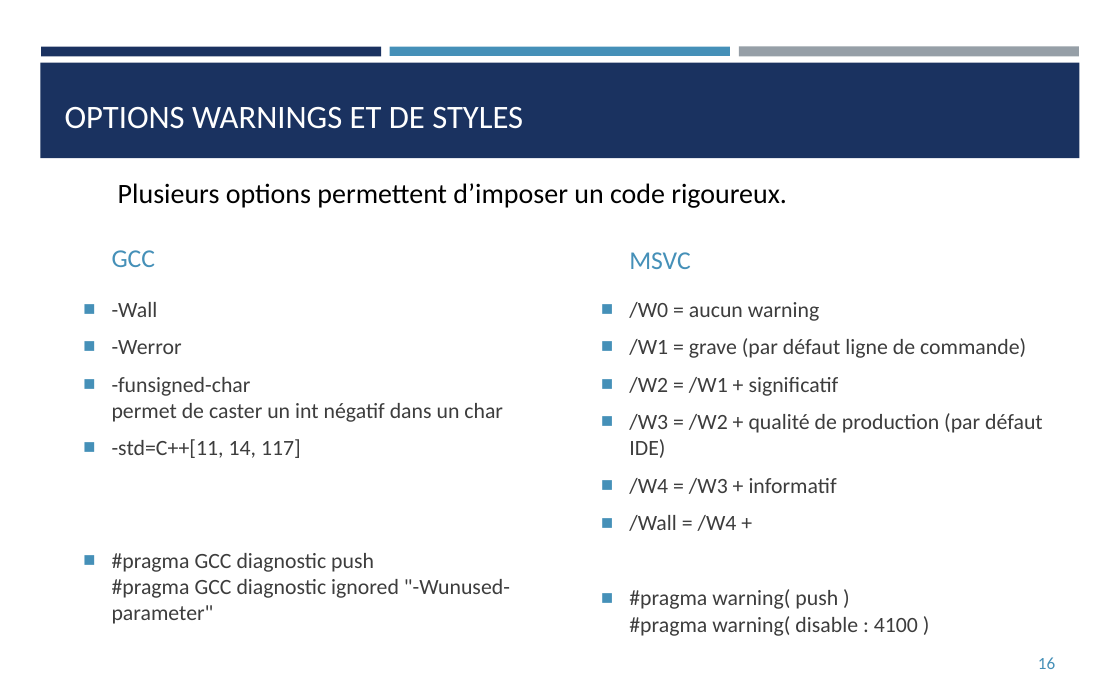
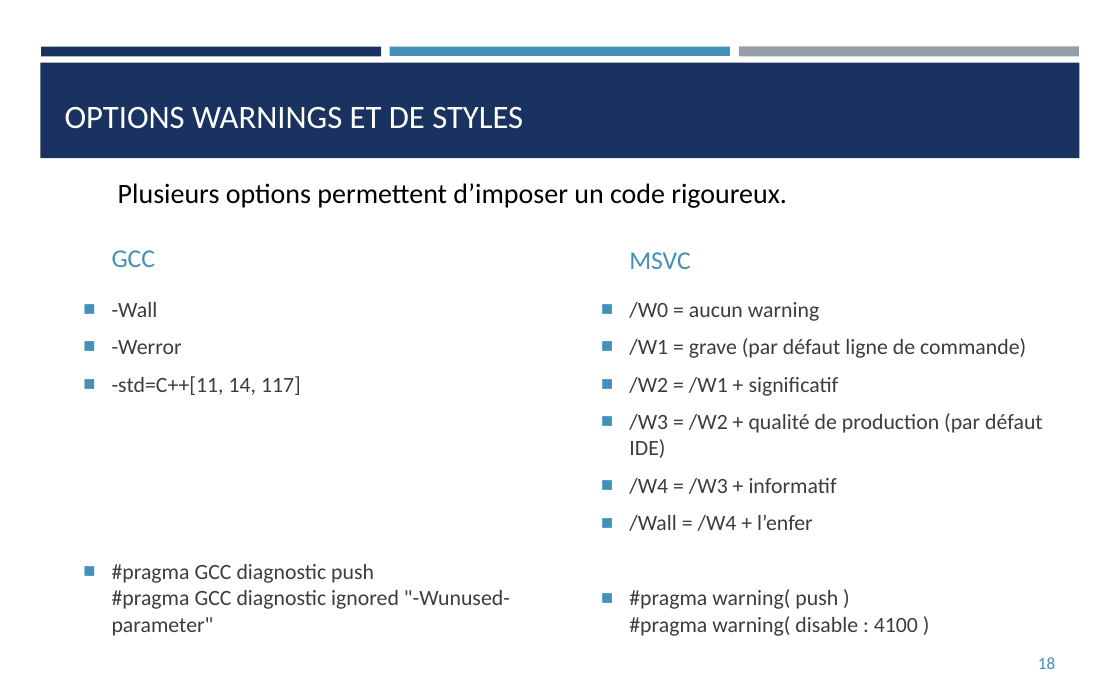
Before and after one commit to franckginguene/cpp_scalian, a slide deck: slide 18 of diapos/CPP_aprem.pptx (slide 16 before the commit). Drawn at 1120x700 pixels with LibreOffice and Linux fonts; fonts in the diff are those of the drawing. Boxes give left, top, right and bottom in pixels: in the first picture for what was removed or moved away, otherwise in the second. Text is boxed around its words. In the diff, an @@ line names an element or a change of style, - is before the commit and + after.

```diff
--- a/diapos/CPP_aprem.pptx
+++ b/diapos/CPP_aprem.pptx
@@ text at (112, 377, 503, 422): paragraph removed @@
-■ -funsigned-char
-  permet de caster un int négatif dans un char
@@ text at (629, 515, 813, 531): text changed @@
-■ /Wall = /W4 +
+■ /Wall = /W4 + l’enfer
@@ page number at (1038, 657, 1055, 669): text changed @@
-16
+18
```
Also in this commit, not shown: 14 other slides changed, 2 slides added, 2 slides removed.
